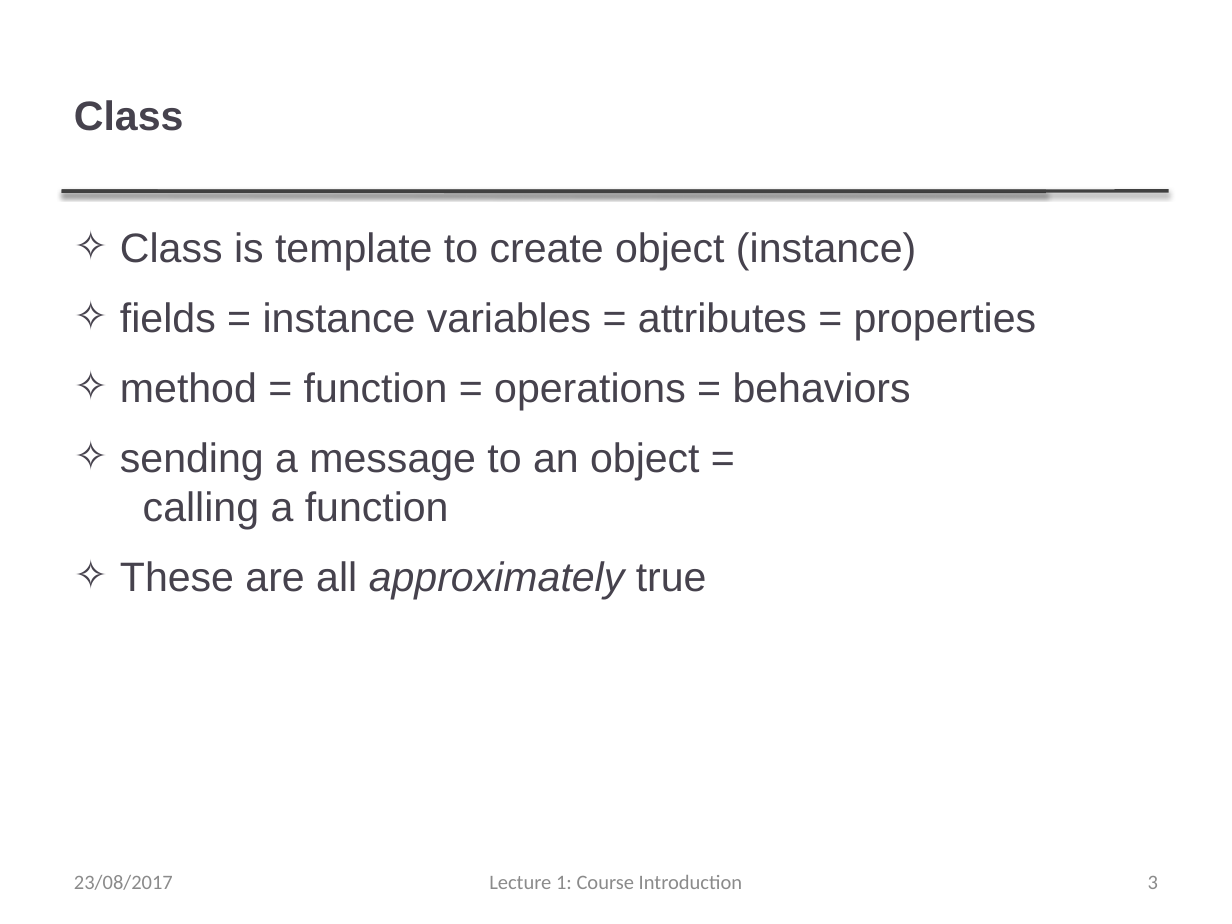
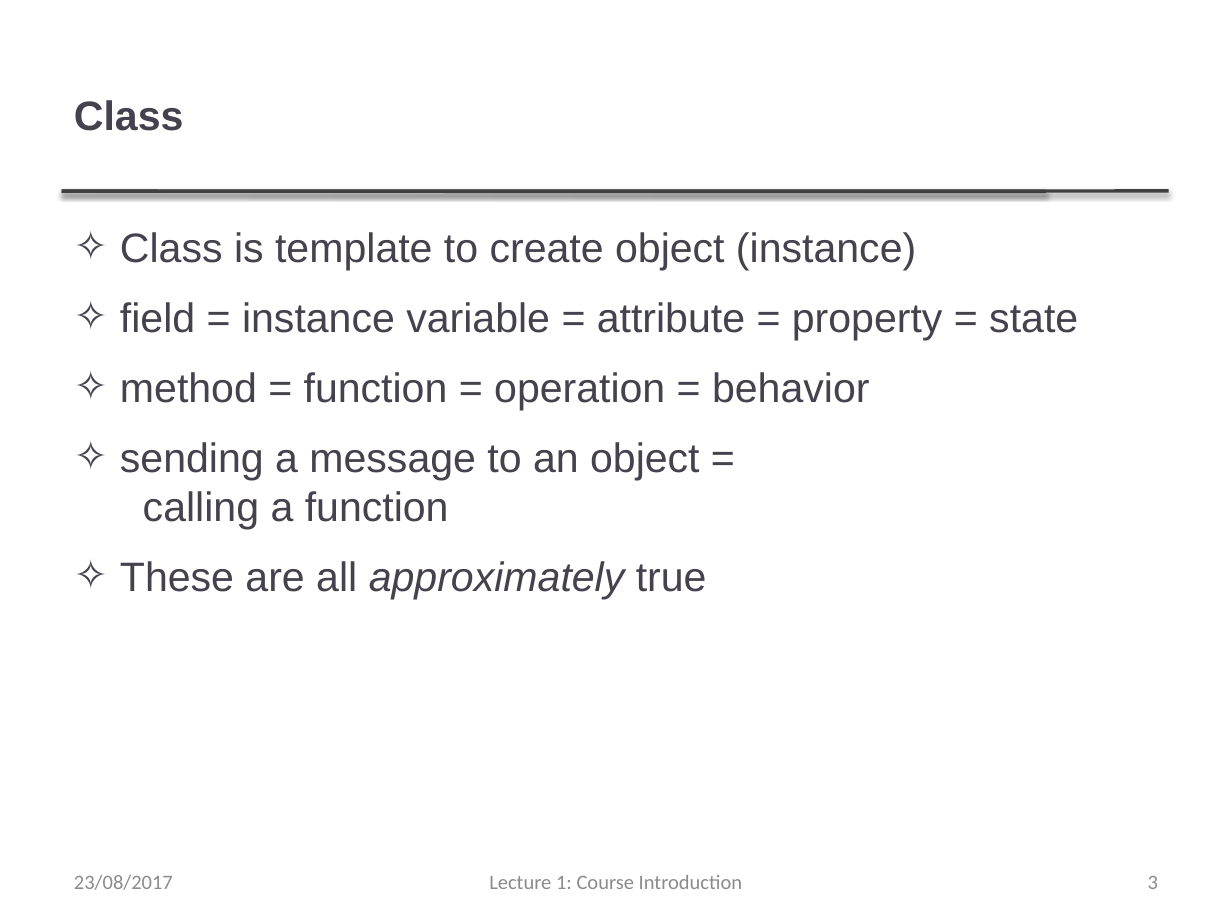
Before and after one commit to thanqminh/thanqminh.github.io, a slide deck: slide 3 of courses/oopjava/lecture5.pptx. Drawn at 1232x924 pixels with LibreOffice and Linux fonts; fonts in the diff are those of the drawing. Boxes give left, top, right and bottom in pixels: in the first picture for what was removed or moved away, otherwise in the second. Text is boxed around its words. In the diff, an @@ line names an element or a change of style, - is before the commit and + after.

Commit message:
fix grammar

```diff
--- a/courses/oopjava/lecture5.pptx
+++ b/courses/oopjava/lecture5.pptx
@@ text at (120,302,1078,410): text changed @@
-✧ fields = instance variables = attributes = properties
-✧ method = function = operations = behaviors
+✧ field = instance variable = attribute = property = state
+✧ method = function = operation = behavior
```
